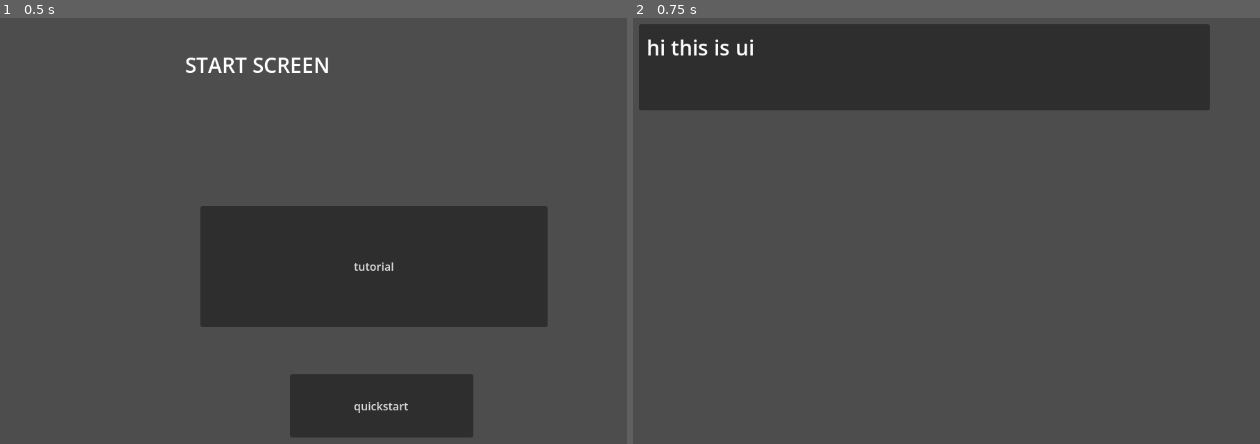
Above: before the commit, frames 1-2 (left to right).
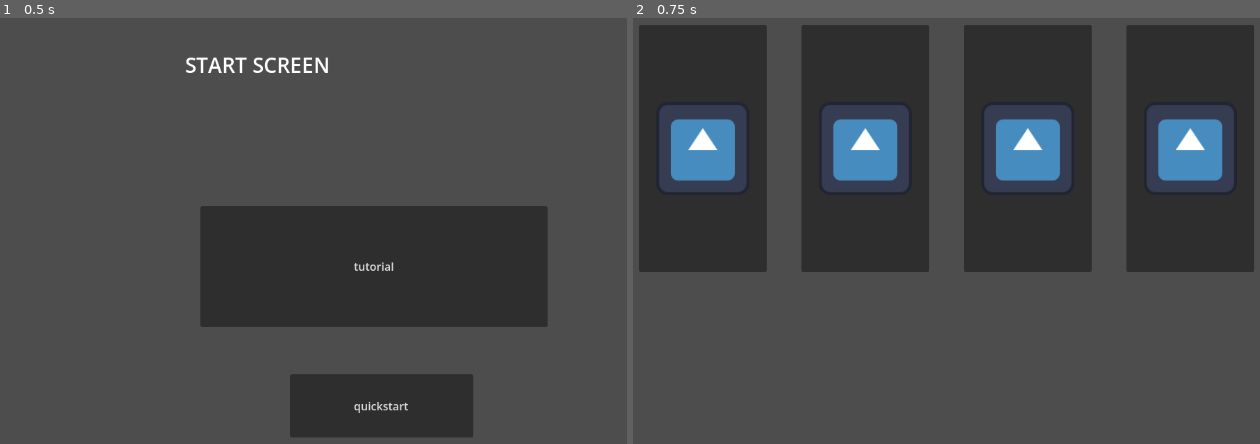
Above: after the commit, the same moments.

Repository: andreaTheCoder/MiniJam207Primal
Game: Godot game, scene res://scenes/start.tscn
The game is run twice, just before and just after one commit, with the same random seed, the same clock (stepped at 60 frames per second) and the same inputs. This scene is started directly instead of the project's main scene. The engine's default icon, where the game draws it, is replaced by a stand-in: a white triangle on a blue panel in a dark square.
Inputs:
- Up to frame 1 (0.5 s): no input
- Up to frame 2 (0.75 s): click "quickstart" at 0.5 s

Frame 1 is identical in both runs. In frame 2, 32% of the frame differs, in the area x 0-100%, y 1-60%.

Commit message:
added ticket panel

Diff:
--- /dev/null
+++ b/scenes/game.tscn
@@ -0,0 +1,9 @@
+[gd_scene format=3 uid="uid://ck17q1kicx35t"]
+
+[ext_resource type="PackedScene" uid="uid://d13baxhqbwdm6" path="res://scenes/ui.tscn" id="1_uwrxv"]
+
+[node name="game" type="Node2D" unique_id=404250698]
+
+[node name="ui" parent="." unique_id=1764728883 instance=ExtResource("1_uwrxv")]
+
+[node name="Camera2D" type="Camera2D" parent="." unique_id=244447270]
--- a/scenes/shop.tscn
+++ /dev/null
@@ -1,9 +0,0 @@
-[gd_scene format=3 uid="uid://ck17q1kicx35t"]
-
-[ext_resource type="PackedScene" uid="uid://d13baxhqbwdm6" path="res://scenes/ui.tscn" id="1_lx5au"]
-
-[node name="shop" type="Node2D" unique_id=404250698]
-
-[node name="ui" parent="." unique_id=1764728883 instance=ExtResource("1_lx5au")]
-
-[node name="Camera2D" type="Camera2D" parent="." unique_id=244447270]
--- /dev/null
+++ b/scenes/ticket_panel.tscn
@@ -0,0 +1,23 @@
+[gd_scene format=3 uid="uid://cve6201jmyx3d"]
+
+[ext_resource type="Texture2D" uid="uid://c8fydd366datd" path="res://icon.svg" id="1_21wiw"]
+
+[node name="TicketOrder" type="PanelContainer" unique_id=480745357]
+custom_minimum_size = Vector2(20, 20)
+offset_right = 447.0
+offset_bottom = 393.0
+size_flags_horizontal = 3
+size_flags_vertical = 3
+
+[node name="Panel" type="MarginContainer" parent="." unique_id=2130206671]
+layout_mode = 2
+theme_override_constants/margin_left = 25
+theme_override_constants/margin_top = 25
+theme_override_constants/margin_right = 25
+theme_override_constants/margin_bottom = 25
+
+[node name="TextureRect" type="TextureRect" parent="Panel" unique_id=2083691562]
+layout_mode = 2
+texture = ExtResource("1_21wiw")
+expand_mode = 1
+stretch_mode = 5
--- a/scenes/ui.tscn
+++ b/scenes/ui.tscn
@@ -1,18 +1,46 @@
 [gd_scene format=3 uid="uid://d13baxhqbwdm6"]
+
+[ext_resource type="PackedScene" uid="uid://cve6201jmyx3d" path="res://scenes/ticket_panel.tscn" id="1_nt7q6"]
 
 [node name="Ui" type="CanvasLayer" unique_id=340363726]
 
 [node name="Panel" type="Panel" parent="." unique_id=1760701443]
+visible = false
 offset_left = 10.0
 offset_top = 9.0
 offset_right = 832.0
 offset_bottom = 133.0
 
-[node name="RichTextLabel" type="RichTextLabel" parent="." unique_id=679238702]
-offset_left = 21.0
-offset_top = 21.0
-offset_right = 812.0
-offset_bottom = 117.0
+[node name="RichTextLabel" type="RichTextLabel" parent="Panel" unique_id=679238702]
+layout_mode = 0
+offset_left = 11.0
+offset_top = 12.0
+offset_right = 802.0
+offset_bottom = 108.0
 size_flags_horizontal = 0
 size_flags_vertical = 8
 text = "hi this is ui"
+
+[node name="MarginContainer" type="MarginContainer" parent="." unique_id=731260153]
+offset_right = 906.0
+offset_bottom = 376.0
+theme_override_constants/margin_left = 10
+theme_override_constants/margin_top = 10
+theme_override_constants/margin_right = 10
+theme_override_constants/margin_bottom = 10
+
+[node name="HorizontalTicketContainer" type="HBoxContainer" parent="MarginContainer" unique_id=1815750442]
+layout_mode = 2
+theme_override_constants/separation = 50
+
+[node name="TicketOrder4" parent="MarginContainer/HorizontalTicketContainer" unique_id=480745357 instance=ExtResource("1_nt7q6")]
+layout_mode = 2
+
+[node name="TicketOrder3" parent="MarginContainer/HorizontalTicketContainer" unique_id=837133496 instance=ExtResource("1_nt7q6")]
+layout_mode = 2
+
+[node name="TicketOrder2" parent="MarginContainer/HorizontalTicketContainer" unique_id=911897165 instance=ExtResource("1_nt7q6")]
+layout_mode = 2
+
+[node name="TicketOrder" parent="MarginContainer/HorizontalTicketContainer" unique_id=926791579 instance=ExtResource("1_nt7q6")]
+layout_mode = 2
--- a/scripts/global.gd
+++ b/scripts/global.gd
@@ -1,3 +1,3 @@
 extends Node
 
-const SHOP = preload("res://scenes/shop.tscn")
+const GAME = preload("res://scenes/game.tscn")
--- a/scripts/start_screen.gd
+++ b/scripts/start_screen.gd
@@ -2,7 +2,7 @@
 
 @onready var start_screen_tutorial_button: Button = $CanvasLayer/StartScreenTutorialButton
 @onready var start_screen_button: Button = $CanvasLayer/StartScreenButton
-const SHOP = preload("res://scenes/shop.tscn")
+const GAME = preload("res://scenes/game.tscn")
 
 # Called when the node enters the scene tree for the first time.
 func _ready() -> void:
@@ -14,7 +14,7 @@
 
 
 func _on_start_screen_button_pressed() -> void:
-	get_tree().change_scene_to_packed(Global.SHOP)
+	get_tree().change_scene_to_packed(Global.GAME)
 
 
 func _on_start_screen_tutorial_button_pressed() -> void:
Not shown, added: .DS_Store
